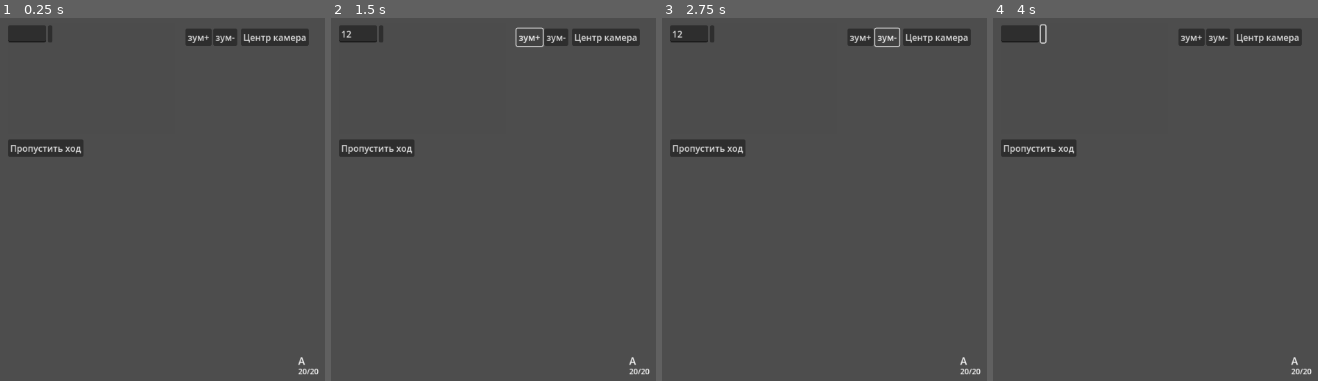
Above: before the commit, frames 1-4 (left to right).
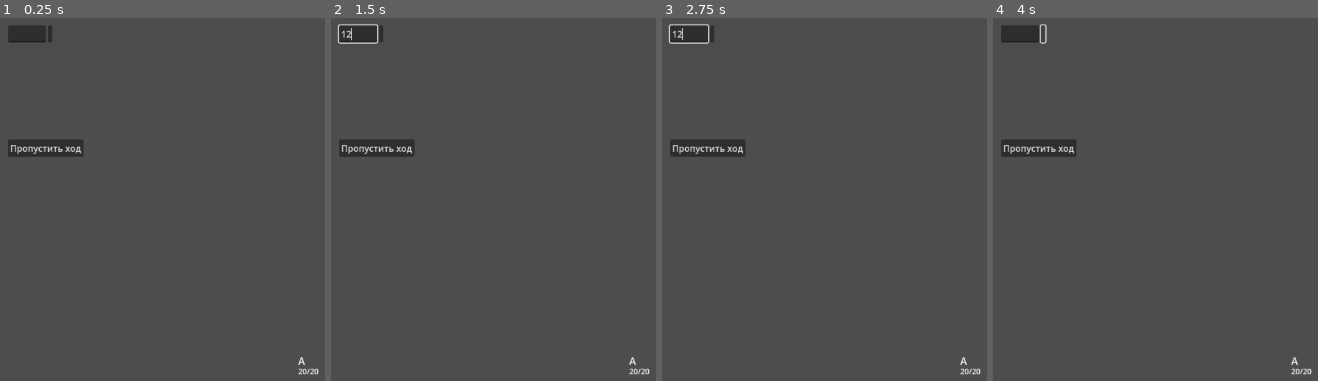
Above: after the commit, the same moments.

Repository: Deniseks239/tactical-rpg-ai-v-2
Game: Godot game, scene res://scenes/main.tscn
Two runs of this game, one before a commit and one after it. Both use one fixed random seed, a clock stepped at 60 frames per second and the inputs below.
Inputs (mouse positions are in pixels of both pictures, inside the frame that each line leads up to):
- Up to frame 1 (0.25 s): no input
- Up to frame 2 (1.5 s): click (357, 32) at 0.52 s; type "12" at 0.6 s; click (529, 36) at 1.25 s, where only the run before the commit has a clickable "зум+"
- Up to frame 3 (2.75 s): click (886, 36) at 2 s, where only the run before the commit has a clickable "зум-"
- Up to frame 4 (4 s): click (1269, 36) at 2.75 s, where only the run before the commit has a clickable "Центр камера"; click (1041, 32) at 3.5 s

The runs differ from the first frame. In frame 1, 1.5% of the frame differs, in the area x 57-96%, y 3-8%; in frame 2, 1.5%, in the area x 2-96%, y 1-8%; in frame 3, 1.5%; in frame 4, 1.5%.

Commit message:
Update main.tscn

Diff:
--- a/scenes/main.tscn
+++ b/scenes/main.tscn
@@ -55,33 +55,6 @@
 [node name="SendButton" type="Button" parent="UIPanel/VBoxContainer/HBoxContainer"]
 layout_mode = 2
 
-[node name="ZoomIn" type="Button" parent="UIPanel"]
-custom_minimum_size = Vector2(40, 30)
-layout_mode = 0
-offset_left = 320.0
-offset_top = 10.0
-offset_right = 367.0
-offset_bottom = 41.0
-text = "зум+"
-
-[node name="ZoomOut" type="Button" parent="UIPanel"]
-custom_minimum_size = Vector2(40, 30)
-layout_mode = 0
-offset_left = 370.0
-offset_top = 10.0
-offset_right = 413.0
-offset_bottom = 41.0
-text = "зум-"
-
-[node name="CenterCamera" type="Button" parent="UIPanel"]
-custom_minimum_size = Vector2(80, 30)
-layout_mode = 0
-offset_left = 420.0
-offset_top = 10.0
-offset_right = 542.0
-offset_bottom = 41.0
-text = "Центр камера"
-
 [node name="SkipTurnButton" type="Button" parent="."]
 custom_minimum_size = Vector2(100, 30)
 layout_mode = 0
